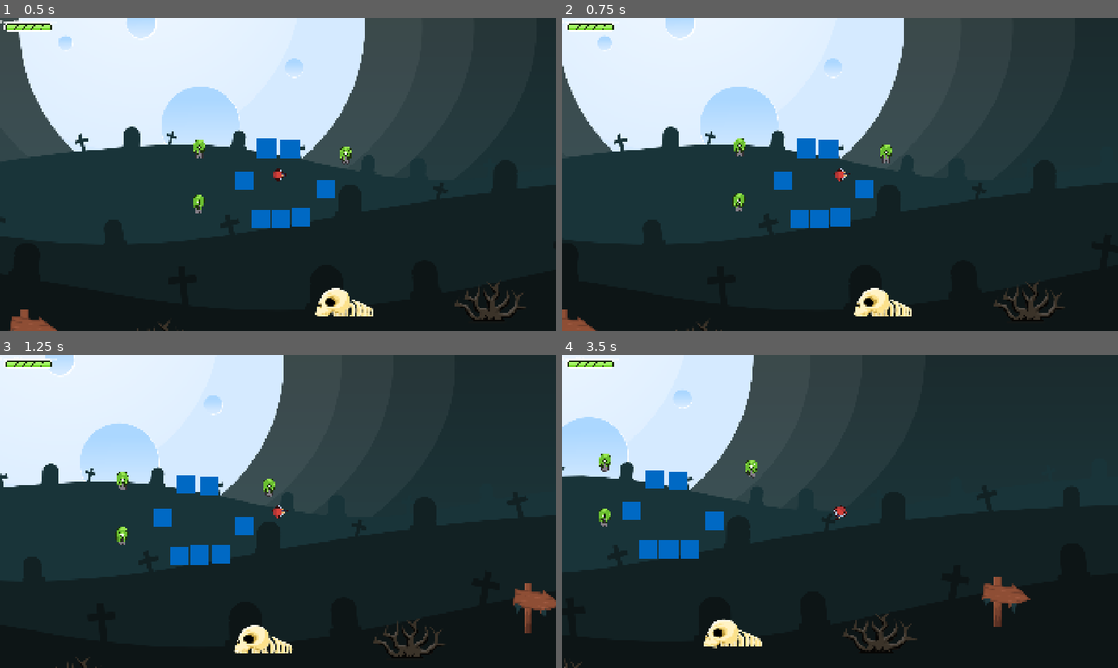
Above: before the commit, frames 1-4 (two rows, left to right).
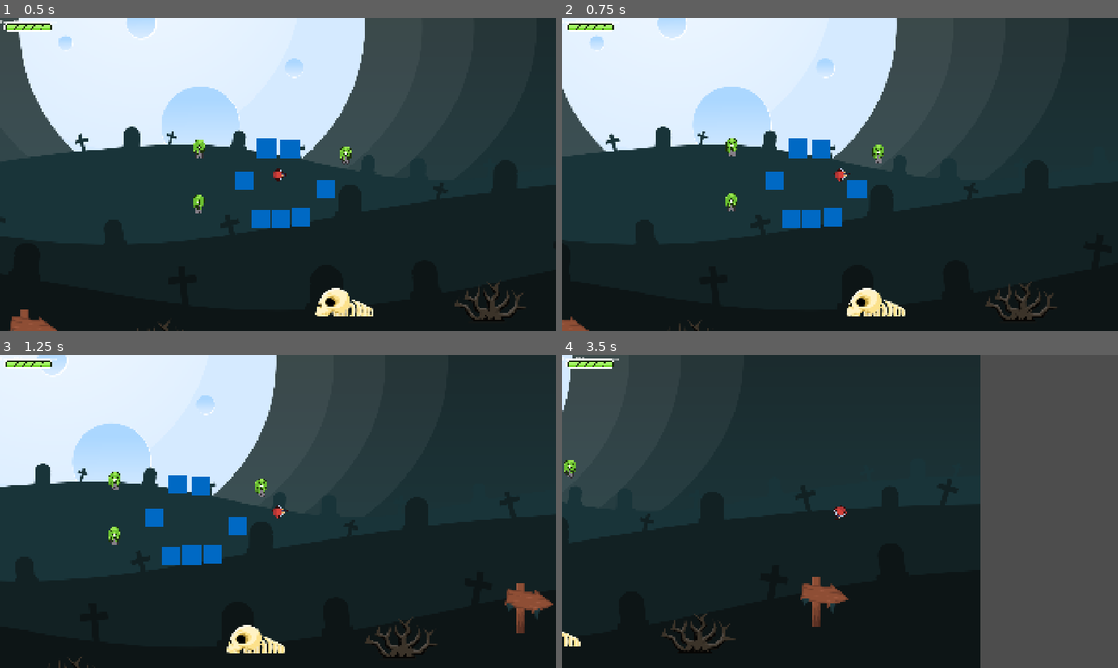
Above: after the commit, the same moments.

Repository: gsmereka/42-Game-Jam
Game: Godot game, scene res://Scenes/Game/Placeholder/Placeholder2.tscn
Two runs of this game, one before a commit and one after it. Both use one fixed random seed, a clock stepped at 60 frames per second and the inputs below. This scene is started directly instead of the project's main scene.
Inputs (mouse positions are in pixels of both pictures, inside the frame that each line leads up to):
- Up to frame 1 (0.5 s): no input
- Up to frame 2 (0.75 s): tap Enter (ui_accept) at 0.5 s; move the mouse to (962, 158) at 0.52 s; hold Right (ui_right) from 0.53 s (still down); hold Enter (ui_accept) from 0.53 s (still down)
- Up to frame 3 (1.25 s): keep holding Right (ui_right); keep holding Enter (ui_accept)
- Up to frame 4 (3.5 s): move the mouse to (728, 527) at 1.27 s; release Right (ui_right) at 1.28 s; release Enter (ui_accept) at 1.28 s; hold Down (ui_down) 1.28-2.03 s; click (728, 527) at 1.35 s; tap Enter (ui_accept) at 1.52, 1.55, 1.82, 3.02, 3.05, 3.32 s; move the mouse to (895, 442) at 2.02 s; hold Right (ui_right) 2.03-2.78 s; hold Enter (ui_accept) 2.03-2.78 s; move the mouse to (812, 574) at 2.77 s; hold Up (ui_up) from 2.78 s (still down); click (812, 574) at 2.85 s

Frame 1 is identical in both runs. In frame 2, 5.2% of the frame differs, in the area x 0-91%, y 0-100%; in frame 3, 5.0%; in frame 4, 45%, in the area x 0-100%, y 0-100%.

Commit message:
add fire boost

Diff:
--- a/Scenes/Game/characters/Player/player.tscn
+++ b/Scenes/Game/characters/Player/player.tscn
@@ -1,6 +1,7 @@
-[gd_scene load_steps=25 format=3 uid="uid://bffcrsi3nfqqb"]
+[gd_scene load_steps=29 format=3 uid="uid://bffcrsi3nfqqb"]
 
 [ext_resource type="Script" uid="uid://bpgw1tdp35qy7" path="res://Scenes/Game/characters/Player/player.gd" id="1_hpoch"]
+[ext_resource type="Texture2D" uid="uid://c8h1c6jc3gp4x" path="res://Assets/Utils/light.png" id="2_5yj3n"]
 [ext_resource type="PackedScene" uid="uid://c1diffaf2650k" path="res://Scenes/StateMachine/state_manager.tscn" id="3_42rbx"]
 [ext_resource type="Script" uid="uid://cr2u3xjfuoink" path="res://Scenes/Game/characters/state_move.gd" id="4_awq5b"]
 [ext_resource type="Texture2D" uid="uid://do6w3tkcs1qs3" path="res://Assets/player/prota-idle.png" id="5_awq5b"]
@@ -14,6 +15,43 @@
 [ext_resource type="FontFile" uid="uid://ogggsxi21ib1" path="res://Assets/Fonts/karma_2/Karma Future.otf" id="8_i3msf"]
 [ext_resource type="AudioStream" uid="uid://bfsk03vou85mu" path="res://Scenes/Game/characters/Player/st3-footstep-sfx-323056.mp3" id="10_i3msf"]
 
+[sub_resource type="Animation" id="Animation_5yj3n"]
+resource_name = "fire"
+loop_mode = 1
+tracks/0/type = "value"
+tracks/0/imported = false
+tracks/0/enabled = true
+tracks/0/path = NodePath("Light3:position")
+tracks/0/interp = 1
+tracks/0/loop_wrap = true
+tracks/0/keys = {
+"times": PackedFloat32Array(0, 0.9),
+"transitions": PackedFloat32Array(1, 1),
+"update": 0,
+"values": [Vector2(-7, -1), Vector2(-22, 0)]
+}
+
+[sub_resource type="Animation" id="Animation_dmp7b"]
+length = 0.001
+tracks/0/type = "value"
+tracks/0/imported = false
+tracks/0/enabled = true
+tracks/0/path = NodePath("Light3:position")
+tracks/0/interp = 1
+tracks/0/loop_wrap = true
+tracks/0/keys = {
+"times": PackedFloat32Array(0),
+"transitions": PackedFloat32Array(1),
+"update": 0,
+"values": [Vector2(-7, -1)]
+}
+
+[sub_resource type="AnimationLibrary" id="AnimationLibrary_dmp7b"]
+_data = {
+&"RESET": SubResource("Animation_dmp7b"),
+&"fire": SubResource("Animation_5yj3n")
+}
+
 [sub_resource type="CircleShape2D" id="CircleShape2D_42rbx"]
 radius = 9.0
 
@@ -94,6 +132,34 @@
 
 [node name="Player" type="CharacterBody2D"]
 script = ExtResource("1_hpoch")
+
+[node name="FireBoost" type="Node2D" parent="."]
+visible = false
+
+[node name="Light" type="Sprite2D" parent="FireBoost"]
+self_modulate = Color(0.937255, 0.407843, 0.054902, 1)
+position = Vector2(-9, -1)
+scale = Vector2(0.09, 0.1025)
+texture = ExtResource("2_5yj3n")
+
+[node name="Light2" type="Sprite2D" parent="FireBoost"]
+self_modulate = Color(0.937255, 0.407843, 0.054902, 1)
+position = Vector2(-21, 2.38419e-07)
+scale = Vector2(0.105, 0.08)
+texture = ExtResource("2_5yj3n")
+
+[node name="Light3" type="Sprite2D" parent="FireBoost"]
+self_modulate = Color(0.937255, 0.701961, 0.054902, 1)
+position = Vector2(-7, -1)
+scale = Vector2(0.085, 0.05)
+texture = ExtResource("2_5yj3n")
+
+[node name="AnimationPlayer" type="AnimationPlayer" parent="FireBoost"]
+libraries = {
+&"": SubResource("AnimationLibrary_dmp7b")
+}
+autoplay = "fire"
+speed_scale = 10.0
 
 [node name="DeathPose" type="Sprite2D" parent="."]
 visible = false
--- a/Scenes/Game/characters/state_move.gd
+++ b/Scenes/Game/characters/state_move.gd
@@ -57,7 +57,13 @@
 
 	vector = vector.normalized()
 
-	player.velocity = vector * player.moveSpeed
+	var speedt = player.moveSpeed
+	if Input.is_action_pressed("ui_accept"):
+		speedt *= 3
+		$"../../FireBoost".show()
+	else:
+		$"../../FireBoost".hide()
+	player.velocity = vector * speedt
 	player.move_and_slide()
 
 	if vector != Vector2.ZERO:
@@ -65,3 +71,6 @@
 			footstep_sound.play()
 	else:
 		footstep_sound.stop()
+
+func Exit():
+	$"../../FireBoost".hide()
